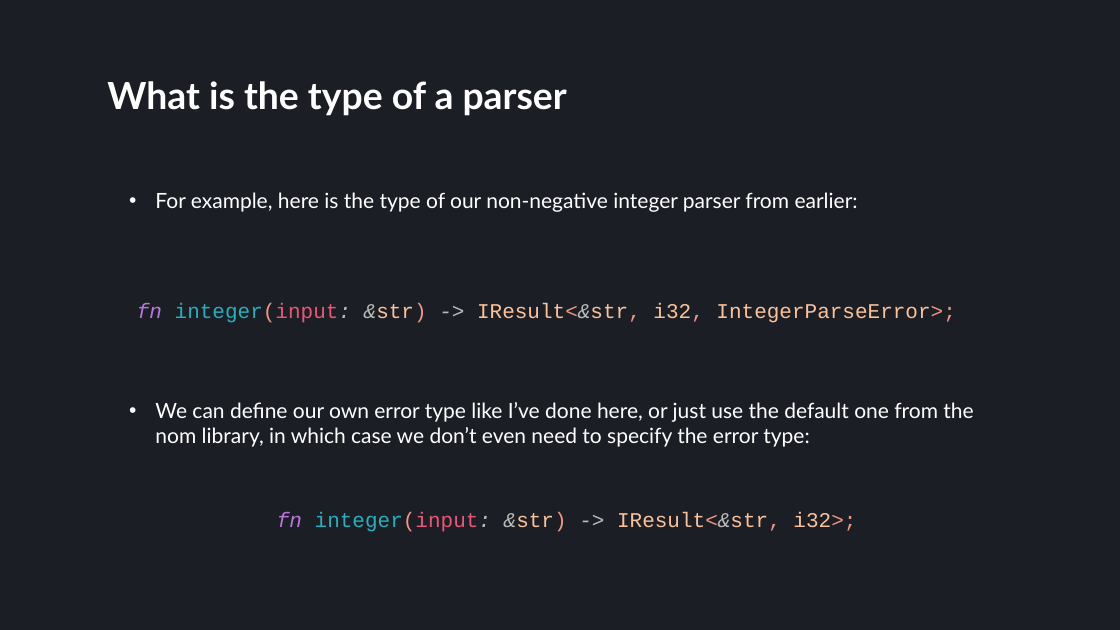
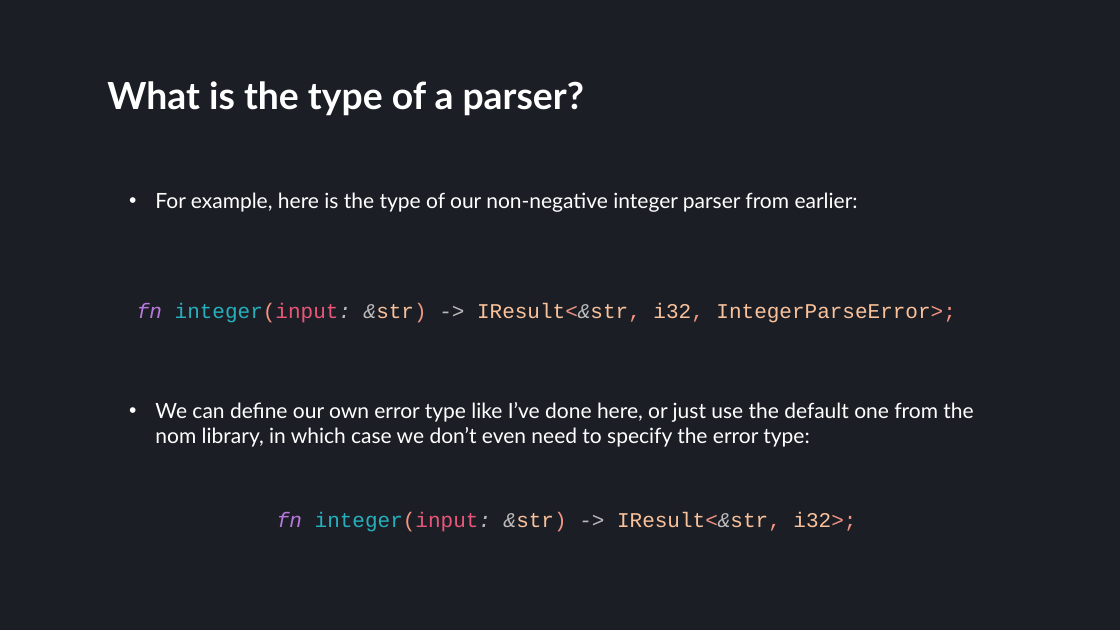
Before and after one commit to villuna/parsers-talk, a slide deck: slide 113 of presentation/presentation.pptx. Drawn at 1120x630 pixels with LibreOffice and Linux fonts; fonts in the diff are those of the drawing. Boxes give left, top, right and bottom in pixels: in the first picture for what was removed or moved away, otherwise in the second. Text is boxed around its words. In the diff, an @@ line names an element or a change of style, - is before the commit and + after.

```diff
--- a/presentation/presentation.pptx
+++ b/presentation/presentation.pptx
@@ title at [107, 81, 584, 116]: text changed @@
-What is the type of a parser
+What is the type of a parser?
```
Also in this commit, not shown: 3 other slides changed.
